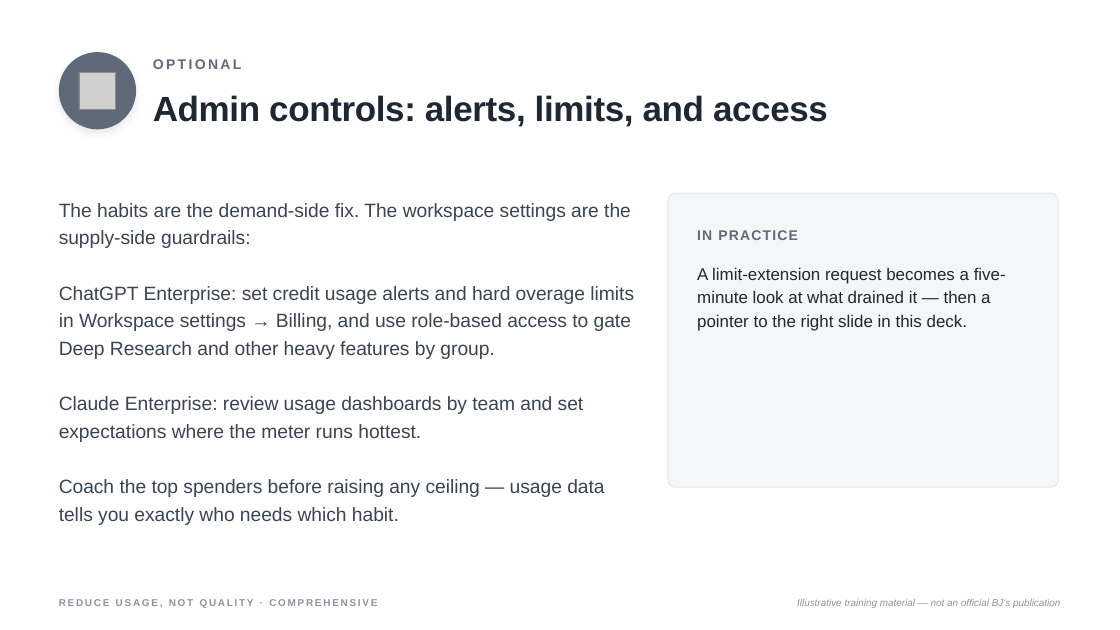
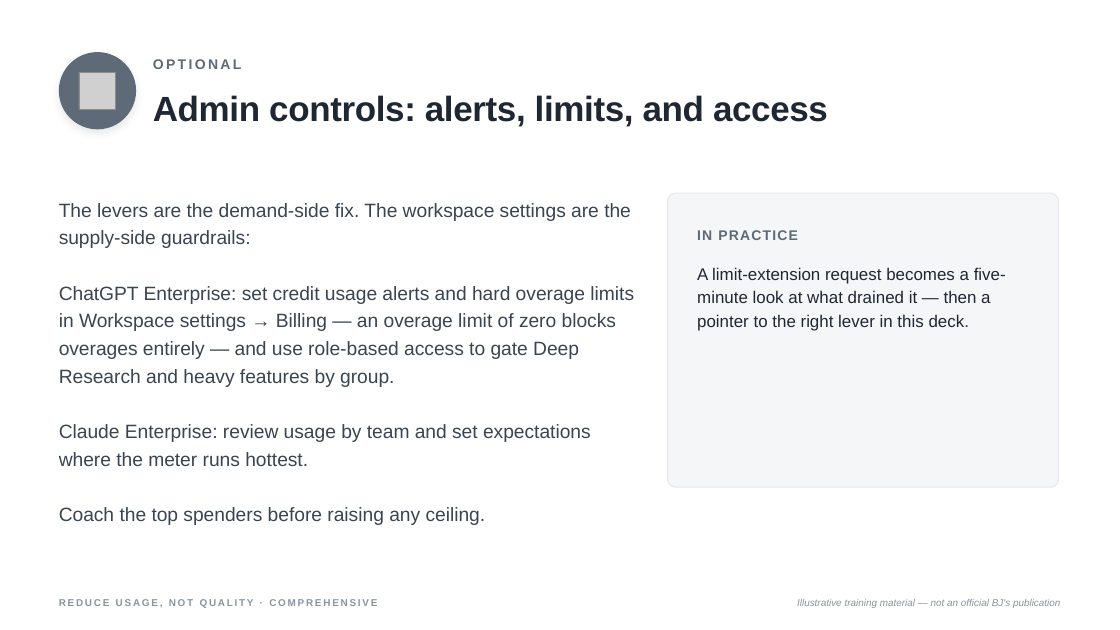
Before and after one commit to machinegenai/pe, a slide deck: slide 27 of Reduce Usage Not Quality Comprehensive.pptx (slide 26 before the commit). Drawn at 1120x630 pixels with LibreOffice and Linux fonts; fonts in the diff are those of the drawing; grey boxes stand for pictures. Boxes give left, top, right and bottom in pixels: in the first picture for what was removed or moved away, otherwise in the second. Text is boxed around its words. In the diff, an @@ line names an element or a change of style, - is before the commit and + after.

```diff
--- a/Reduce Usage Not Quality Comprehensive.pptx
+++ b/Reduce Usage Not Quality Comprehensive.pptx
@@ text at (59,203,634,525): text changed @@
-The habits are the demand-side fix. The workspace settings are the supply-side guardrails:
-ChatGPT Enterprise: set credit usage alerts and hard overage limits in Workspace settings → Billing, and use role-based access to gate Deep Research and other heavy features by group.
-Claude Enterprise: review usage dashboards by team and set expectations where the meter runs hottest.
-Coach the top spenders before raising any ceiling — usage data tells you exactly who needs which habit.
+The levers are the demand-side fix. The workspace settings are the supply-side guardrails:
+ChatGPT Enterprise: set credit usage alerts and hard overage limits in Workspace settings → Billing — an overage limit of zero blocks overages entirely — and use role-based access to gate Deep Research and heavy features by group.
+Claude Enterprise: review usage by team and set expectations where the meter runs hottest.
+Coach the top spenders before raising any ceiling.
@@ text at (697,267,1006,331): text changed @@
-A limit-extension request becomes a five-minute look at what drained it — then a pointer to the right slide in this deck.
+A limit-extension request becomes a five-minute look at what drained it — then a pointer to the right lever in this deck.
```
Also in this commit, not shown: 26 other slides changed, 1 slide added.
